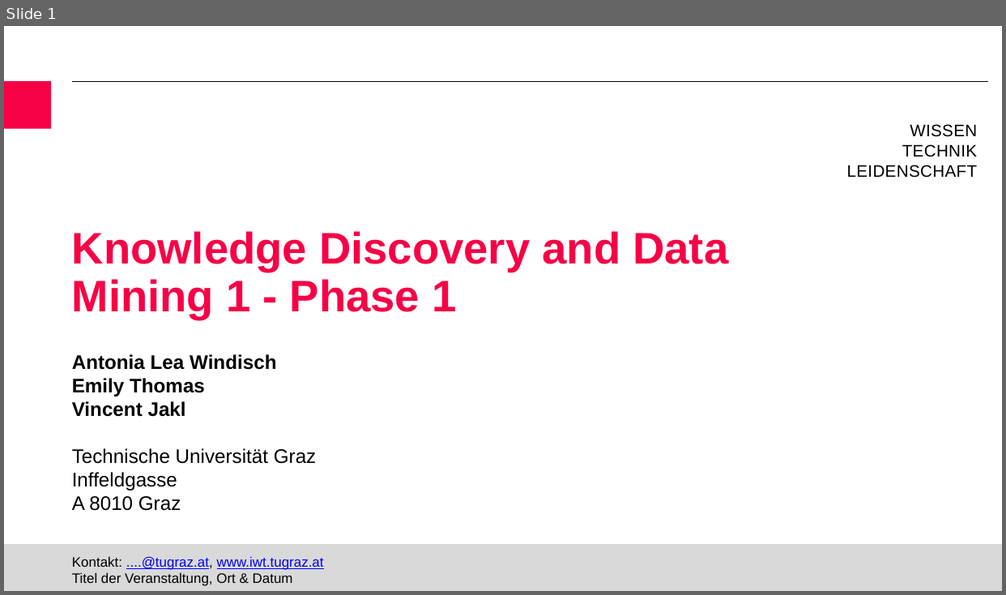
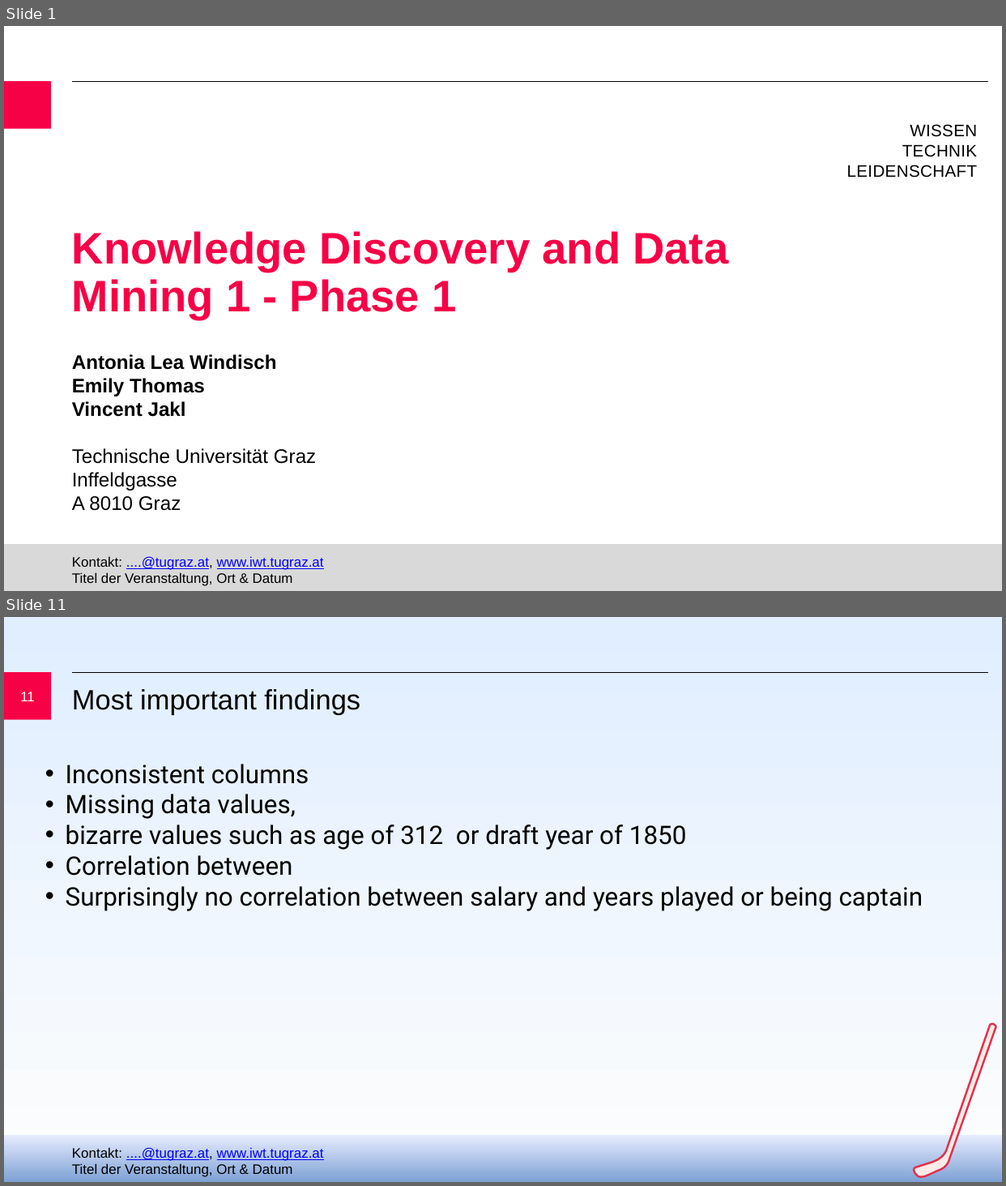
Before and after one commit to jaklvinc/KnowledgeDiscoveryAndDataMining-TUGraz-2026, a slide deck: phase_1/KDDM_phase1_presentation.pptx. Shown one above the other, each under a label of ours: slide 1 before the commit, slides 1 and 11 after it; the slides between them are not shown. The pictures are 1006x595 and 1006x1186 pixels, drawn with LibreOffice and Linux fonts; fonts in the diff are those of the drawing; background and template pictures are left out. Boxes give left, top, right and bottom in pixels: in the first picture for what was removed or moved away, otherwise in the second. Text is boxed around its words. In the diff, an @@ line names an element or a change of style, - is before the commit and + after.

Commit message:
Presentation updated + played around with visualization
dropped the drafted people, looked for monotone relationship, made presentation more bonita

```diff
--- a/phase_1/KDDM_phase1_presentation.pptx
+++ b/phase_1/KDDM_phase1_presentation.pptx
@@ slide 11 added at [4,617,1002,1182], background gradient #FDFDFD to #E0EEFF; not listed: 3 template elements that a slide beside it also shows @@
@@ title added at [72,689,360,714], 28.6 pt, text #040102 @@
+Most important findings
@@ page number added at [20,692,35,701], 14 pt, text #FFFFFF @@
+11
@@ text added at [66,764,923,911], 26 pt, text #000000 @@
+• Inconsistent columns
+• Missing data values,
+• bizarre values such as age of 312 or draft year of 1850
+• Correlation between
+• Surprisingly no correlation between salary and years played or being captain
@@ freeform shape added at [914,1024,996,1177], fill #FFEBE7, outline #E2324C 2 pt @@
@@ rectangle added at [4,1135,1002,1182], fill gradient #7DA0D3 to #E6ECFF @@
```
Also in this commit, not shown: 1 slide changed, 8 other slides added, 6 slides removed, 1 other file.
